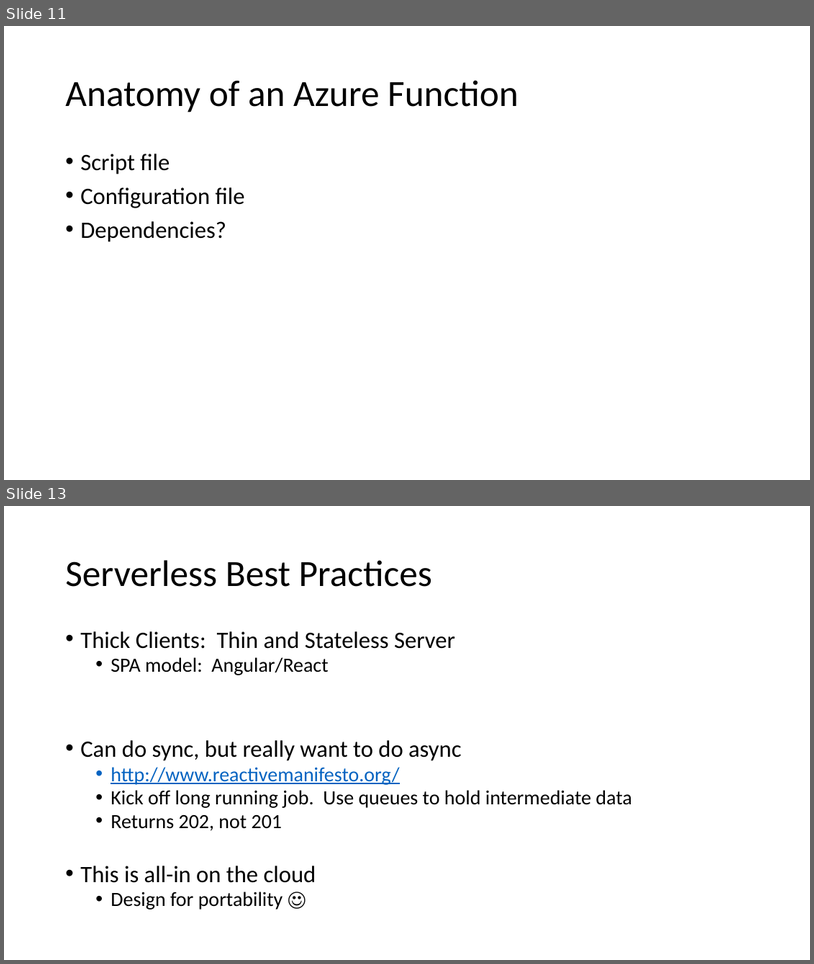
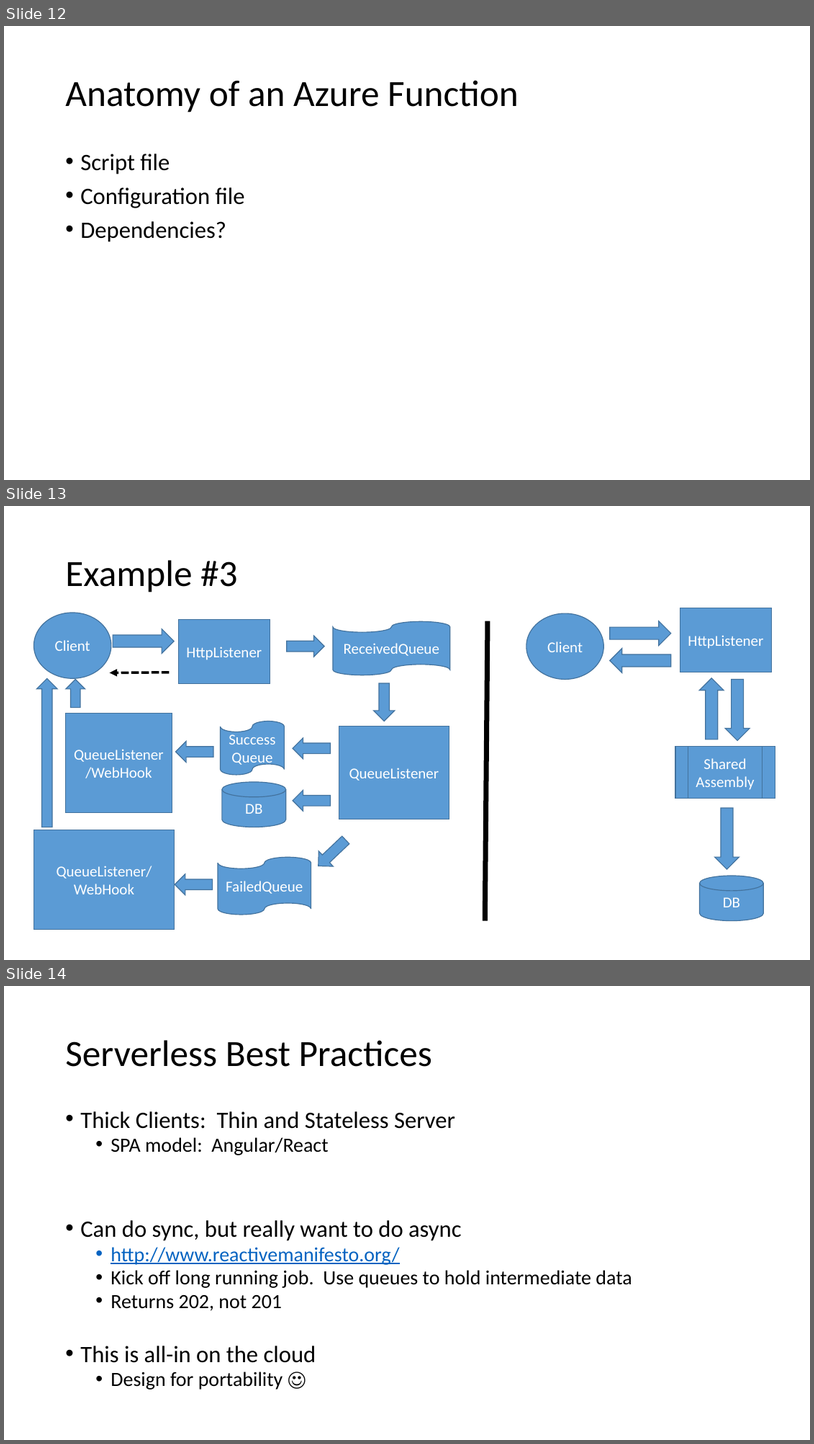
Before and after one commit to jamessdixon/Trinug.MainMeeting.March2017, a slide deck: Presentation/AzureFunctions.pptx. Shown one above the other, each under a label of ours: slides 11 and 13 before the commit, slides 12, 13 and 14 after it; the slides between them are not shown. The pictures are 814x964 and 814x1444 pixels, drawn with LibreOffice and Linux fonts; fonts in the diff are those of the drawing. Boxes give left, top, right and bottom in pixels: in the first picture for what was removed or moved away, otherwise in the second. Text is boxed around its words. In the diff, an @@ line names an element or a change of style, - is before the commit and + after.

Commit message:
Updated powerpoint

```diff
--- a/Presentation/AzureFunctions.pptx
+++ b/Presentation/AzureFunctions.pptx
@@ slide 13 added at (x1=4, y1=506, x2=810, y2=960), background #FFFFFF @@
@@ title added at (x1=65, y1=560, x2=238, y2=592), 44 pt, text #000000 @@
+Example #3
@@ ellipse added at (x1=34, y1=613, x2=111, y2=678), fill #5B9BD5, outline #43739E 1 pt, 18 pt, text #FFFFFF @@
+Client
@@ ellipse added at (x1=527, y1=613, x2=604, y2=679), fill #5B9BD5, outline #43739E 1 pt, 18 pt, text #FFFFFF @@
+Client
@@ rectangle added at (x1=680, y1=608, x2=772, y2=672), fill #5B9BD5, outline #43739E 1 pt, 18 pt, text #FFFFFF @@
+HttpListener
@@ right arrow added at (x1=113, y1=629, x2=174, y2=653), fill #5B9BD5, outline #43739E 1 pt @@
@@ rectangle added at (x1=178, y1=619, x2=270, y2=683), fill #5B9BD5, outline #43739E 1 pt, 18 pt, text #FFFFFF @@
+HttpListener
@@ flow chart punched tape added at (x1=333, y1=621, x2=450, y2=675), fill #5B9BD5, outline #43739E 1 pt, 18 pt, text #FFFFFF @@
+ReceivedQueue
@@ line added from (488, 621) to (486, 921), #000000 6 pt @@
@@ right arrow added at (x1=610, y1=621, x2=671, y2=645), fill #5B9BD5, outline #43739E 1 pt @@
@@ right arrow added at (x1=287, y1=636, x2=324, y2=656), fill #5B9BD5, outline #43739E 1 pt @@
@@ right arrow added at (x1=610, y1=648, x2=671, y2=672), fill #5B9BD5, outline #43739E 1 pt @@
@@ right arrow added at (x1=36, y1=678, x2=57, y2=826), fill #5B9BD5, outline #43739E 1 pt @@
@@ arrow added from (169, 672) to (110, 673), #000000 3 pt dashed @@
@@ right arrow added at (x1=700, y1=678, x2=724, y2=739), fill #5B9BD5, outline #43739E 1 pt @@
@@ right arrow added at (x1=66, y1=680, x2=85, y2=708), fill #5B9BD5, outline #43739E 1 pt @@
@@ right arrow added at (x1=374, y1=684, x2=395, y2=721), fill #5B9BD5, outline #43739E 1 pt @@
@@ right arrow added at (x1=726, y1=680, x2=750, y2=741), fill #5B9BD5, outline #43739E 1 pt @@
@@ rectangle added at (x1=65, y1=713, x2=172, y2=813), fill #5B9BD5, outline #43739E 1 pt, 18 pt, text #FFFFFF @@
+QueueListener/WebHook
@@ flow chart punched tape added at (x1=221, y1=721, x2=285, y2=775), fill #5B9BD5, outline #43739E 1 pt, 18 pt, text #FFFFFF @@
+SuccessQueue
@@ right arrow added at (x1=176, y1=741, x2=214, y2=762), fill #5B9BD5, outline #43739E 1 pt @@
@@ right arrow added at (x1=293, y1=738, x2=330, y2=759), fill #5B9BD5, outline #43739E 1 pt @@
@@ rectangle added at (x1=339, y1=726, x2=450, y2=818), fill #5B9BD5, outline #43739E 1 pt, 18 pt, text #FFFFFF @@
+QueueListener
@@ flow chart predefined process added at (x1=676, y1=746, x2=776, y2=798), fill #5B9BD5, outline #43739E 1 pt, 18 pt, text #FFFFFF @@
+Shared Assembly
@@ cylinder added at (x1=222, y1=782, x2=286, y2=827), fill #5B9BD5, outline #43739E 1 pt, 18 pt, text #FFFFFF @@
+DB
@@ right arrow added at (x1=293, y1=790, x2=330, y2=811), fill #5B9BD5, outline #43739E 1 pt @@
@@ right arrow added at (x1=715, y1=808, x2=739, y2=869), fill #5B9BD5, outline #43739E 1 pt @@
@@ rectangle added at (x1=34, y1=830, x2=174, y2=929), fill #5B9BD5, outline #43739E 1 pt, 18 pt, text #FFFFFF @@
+QueueListener/WebHook
@@ right arrow added at (x1=311, y1=832, x2=352, y2=873), fill #5B9BD5, outline #43739E 1 pt @@
@@ flow chart punched tape added at (x1=218, y1=857, x2=311, y2=914), fill #5B9BD5, outline #43739E 1 pt, 18 pt, text #FFFFFF @@
+FailedQueue
@@ right arrow added at (x1=175, y1=874, x2=212, y2=895), fill #5B9BD5, outline #43739E 1 pt @@
@@ cylinder added at (x1=700, y1=875, x2=764, y2=921), fill #5B9BD5, outline #43739E 1 pt, 18 pt, text #FFFFFF @@
+DB
@@ what was slide 11 is now slide 12 @@
@@ what was slide 13 is now slide 14 @@
```
Also in this commit, not shown: 1 other slide added, 1 slide removed.
